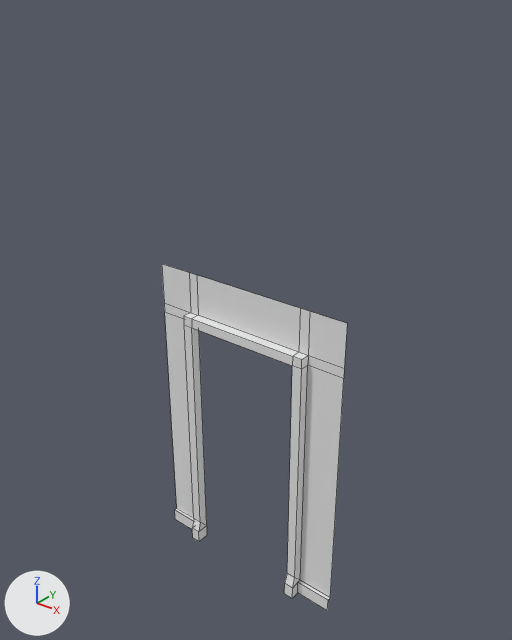
An edit to the FBX model Assets/Models/Doorway.fbx, drawn before and after from the same camera.
Both versions are drawn from a 50 mm camera at (8.49, -2.23, 5.38) aimed at (5.04, 2.09, 2.7). Arrows for +X, +Y and +Z are at lower left; the lights stay in place. Mesh edges are drawn as thin lines.

Script lines for the objects in view, before the commit:
```python
me_plane_007 = bpy.data.meshes.new('Plane.007')
me_plane_007.from_pydata(...)  # 54 vertices, 42 faces; spans x -1.0..1.0, y 0.88..1.0, z 0.0..3.0
ob_office_wall_003 = bpy.data.objects.new('Office wall.003', me_plane_007)
ob_office_wall_003.location = (5.0, 1.0, 0.0)
```
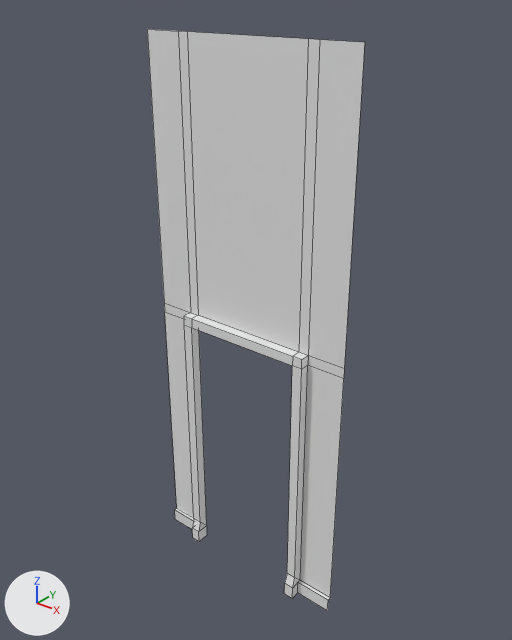
The newer file is also turned or shifted as a whole; pictures and numbers use the older file's frame.

Location of each change, (x1, y1, x2, y2) in pixels of the pictures (512 x 640 px; the box of a moved part takes in the faces that stretch with it):
'Office wall.003', reshaped (18% wider, 68% taller): before (162, 264, 347, 611); after (147, 29, 365, 611)
part 1 of me_plane_007, moved or reshaped: before (162, 264, 347, 332); after (147, 29, 365, 332)

Diff of the bpy script that builds the scene:
```diff
--- a/Assets/Models/Doorway.fbx.py
+++ b/Assets/Models/Doorway.fbx.py
@@ mat_office_trim @@
+mat_office_trim = principled_material('Office Trim')
+mat_office_trim.base_color = (0.8, 0.8, 0.8)  # white #e7e7e7
@@ mat_office_wall @@
+mat_office_wall = principled_material('Office Wall')
+mat_office_wall.base_color = (0.8, 0.8, 0.8)  # white #e7e7e7
@@ me_plane_007 @@
 # used by ob_office_wall_003; location = (5.0, 1.0, 0.0)
-me_plane_007.from_pydata(...)  # 54 vertices, 42 faces; spans x -1.0..1.0, y 0.88..1.0, z 0.0..3.0
+me_plane_007.from_pydata(...)  # 54 vertices, 40 faces; spans x -1.0..1.0, y 0.88..1.0, z 0.0..5.0
+# me_plane_007 part 1
+# 6 vertices are removed from x -1.0..1.0, y 1.0, z 3.0
+# 5 faces are deleted
+# 6 new vertices lie (0.0, 0.0, 2.4) away from vertices in x -1.0..1.0, y 1.0, z 2.6
+# 5 new faces join them, mat_office_wall (white #e7e7e7)
+me_plane_007.materials.append(mat_office_trim)  # white #e7e7e7
+me_plane_007.materials.append(mat_office_wall)  # white #e7e7e7
```
